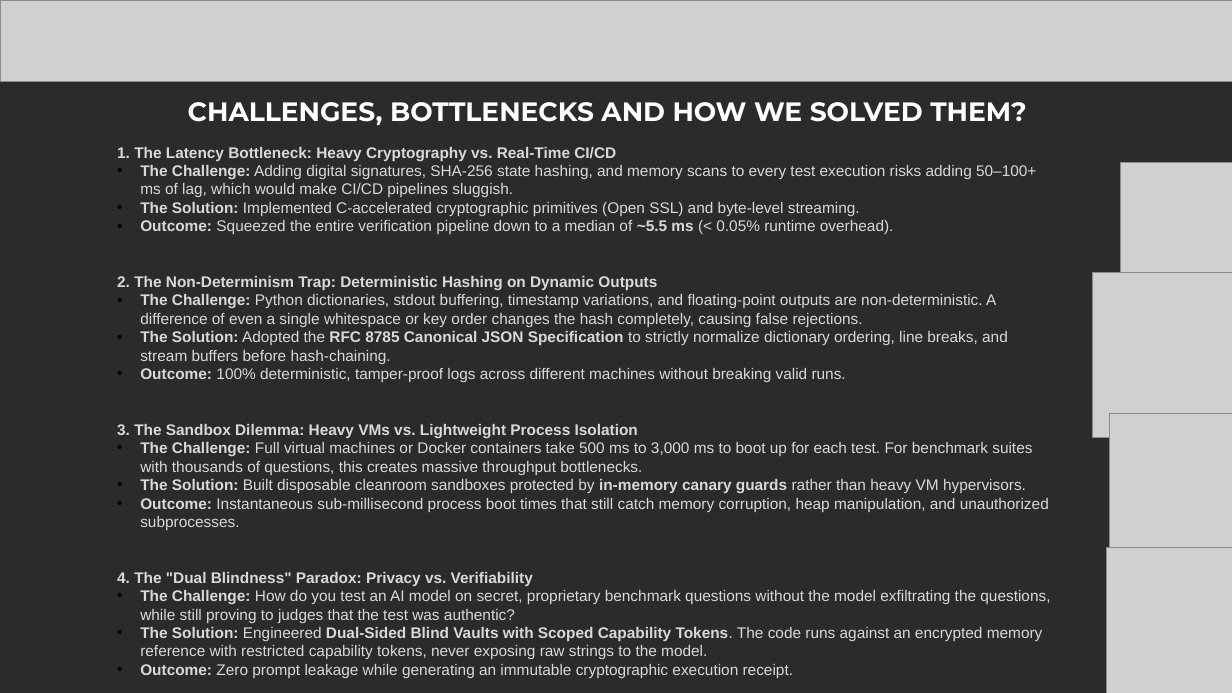
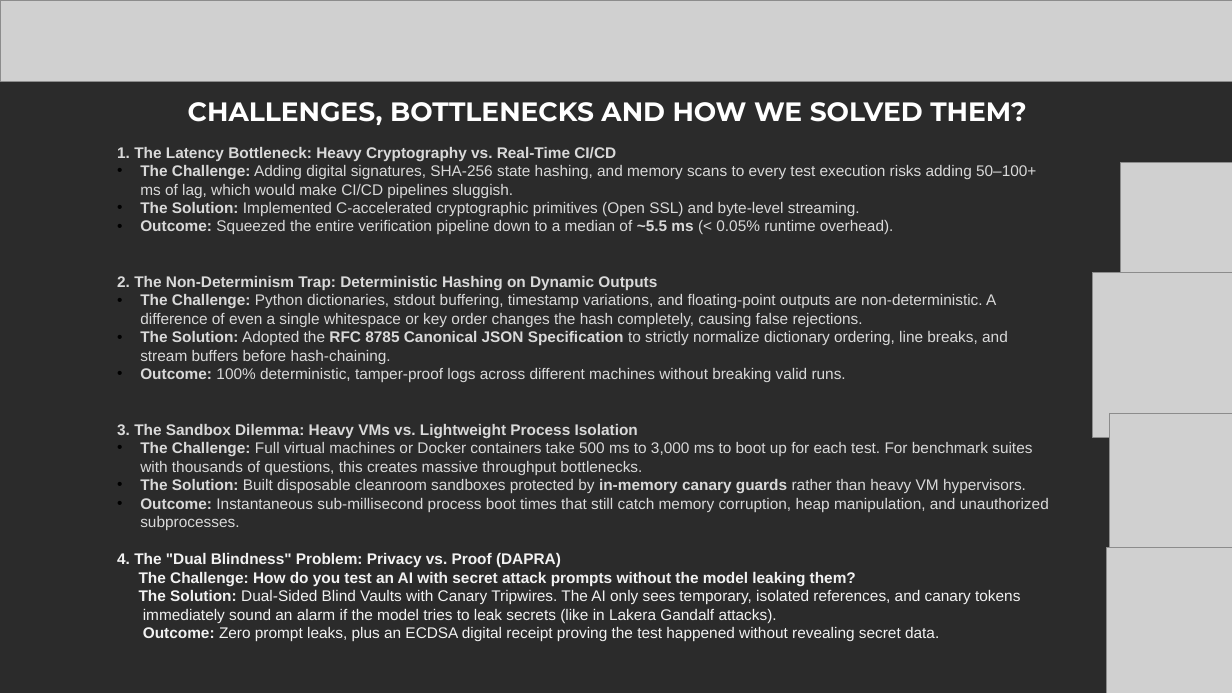
Before and after one commit to rawat-is-here/bayora-verity-hih, a slide deck: slide 7 of Team Teserract.pptx. Drawn at 1232x693 pixels with LibreOffice and Linux fonts; fonts in the diff are those of the drawing; grey boxes stand for pictures; background and template pictures are left out; a plain dark background stands for a picture behind light text. Boxes give left, top, right and bottom in pixels: in the first picture for what was removed or moved away, otherwise in the second. Text is boxed around its words. In the diff, an @@ line names an element or a change of style, - is before the commit and + after.

```diff
--- a/Team Teserract.pptx
+++ b/Team Teserract.pptx
@@ text at <box>117,553,1020,641</box>: text changed; text colour #D9D9D9 to #F2F2F2 @@
-4. The "Dual Blindness" Paradox: Privacy vs. Verifiability
-• The Challenge: How do you test an AI model on secret, proprietary benchmark questions without the model exfiltrating the questions, while still proving to judges that the test was authentic?
-• The Solution: Engineered Dual-Sided Blind Vaults with Scoped Capability Tokens. The code runs against an encrypted memory reference with restricted capability tokens, never exposing raw strings to the model.
-• Outcome: Zero prompt leakage while generating an immutable cryptographic execution receipt.
+4. The "Dual Blindness" Problem: Privacy vs. Proof (DAPRA)
+The Challenge: How do you test an AI with secret attack prompts without the model leaking them?
+The Solution: Dual-Sided Blind Vaults with Canary Tripwires. The AI only sees temporary, isolated references, and canary tokens
+immediately sound an alarm if the model tries to leak secrets (like in Lakera Gandalf attacks).
+Outcome: Zero prompt leaks, plus an ECDSA digital receipt proving the test happened without revealing secret data.
```
Also in this commit, not shown: 3 other slides changed, 2 other files.
